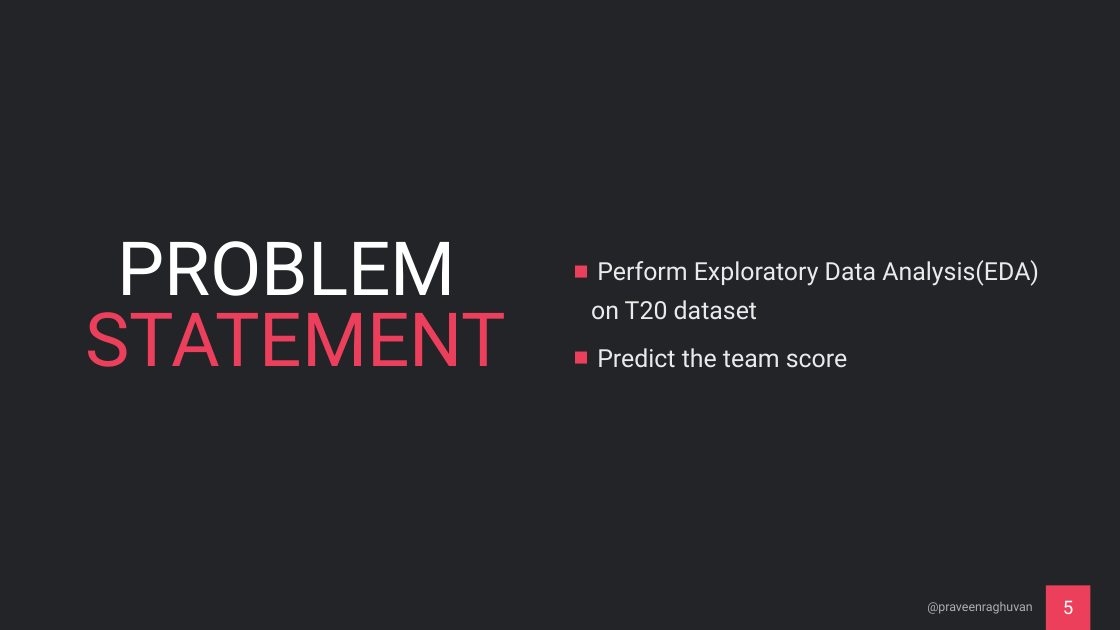
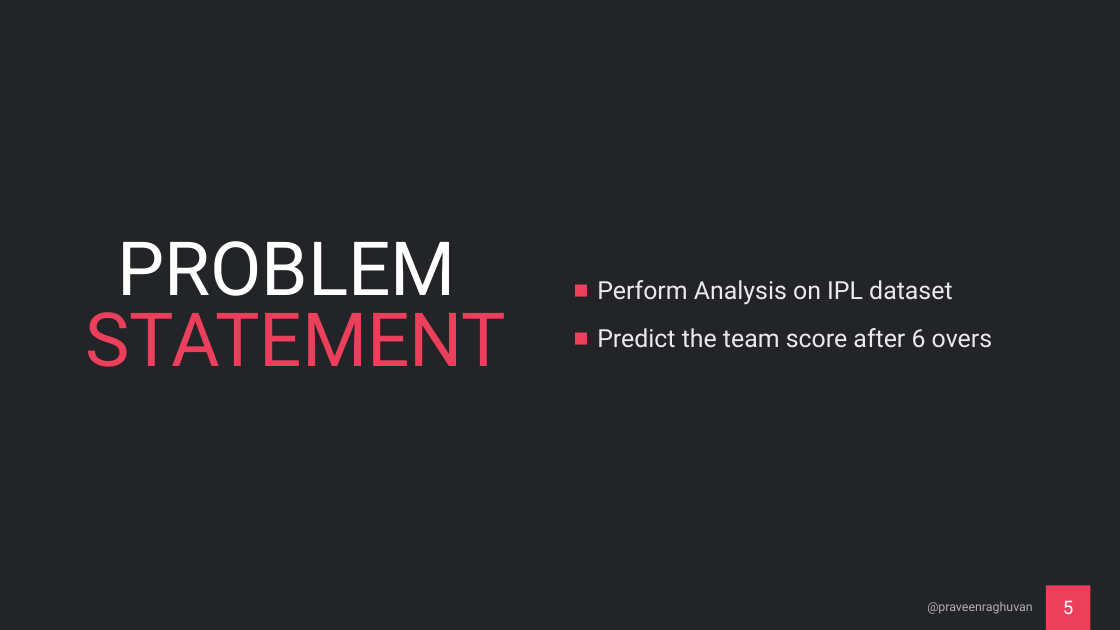
Before and after one commit to praveenraghuvanshi/tech-sessions, a slide deck: slide 5 of 16062021-Global-AI-Community-2021/cricket-analytics.pptx. Drawn at 1120x630 pixels with LibreOffice and Linux fonts; fonts in the diff are those of the drawing. Boxes give left, top, right and bottom in pixels: in the first picture for what was removed or moved away, otherwise in the second. Text is boxed around its words. In the diff, an @@ line names an element or a change of style, - is before the commit and + after.

```diff
--- a/16062021-Global-AI-Community-2021/cricket-analytics.pptx
+++ b/16062021-Global-AI-Community-2021/cricket-analytics.pptx
@@ text at (x1=597, y1=280, x2=992, y2=348): text changed @@
-■ Perform Exploratory Data Analysis(EDA) on T20 dataset
-■ Predict the team score
+■ Perform Analysis on IPL dataset
+■ Predict the team score after 6 overs
```
Also in this commit, not shown: 3 other slides changed, 1 other file.
